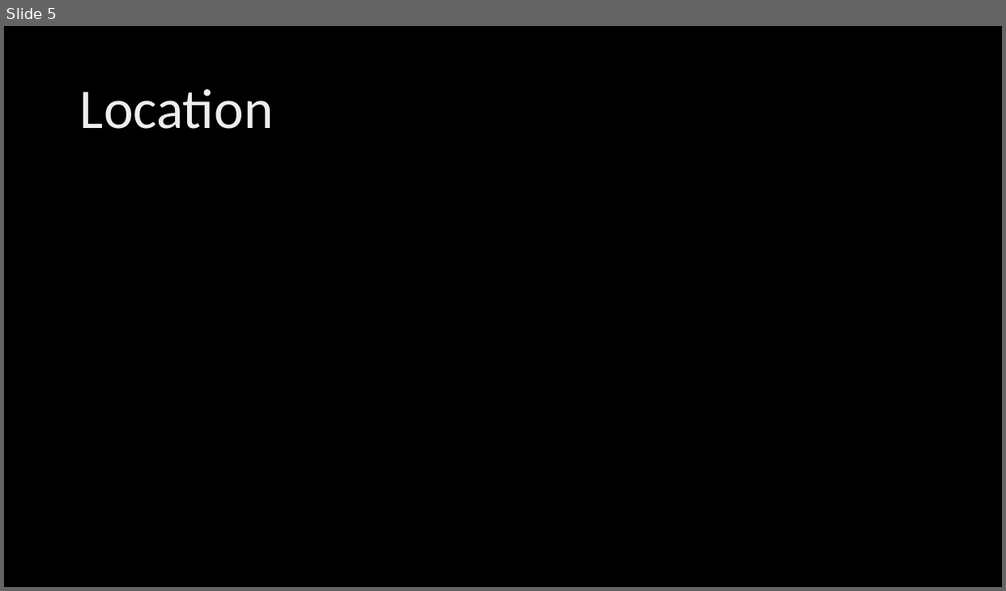
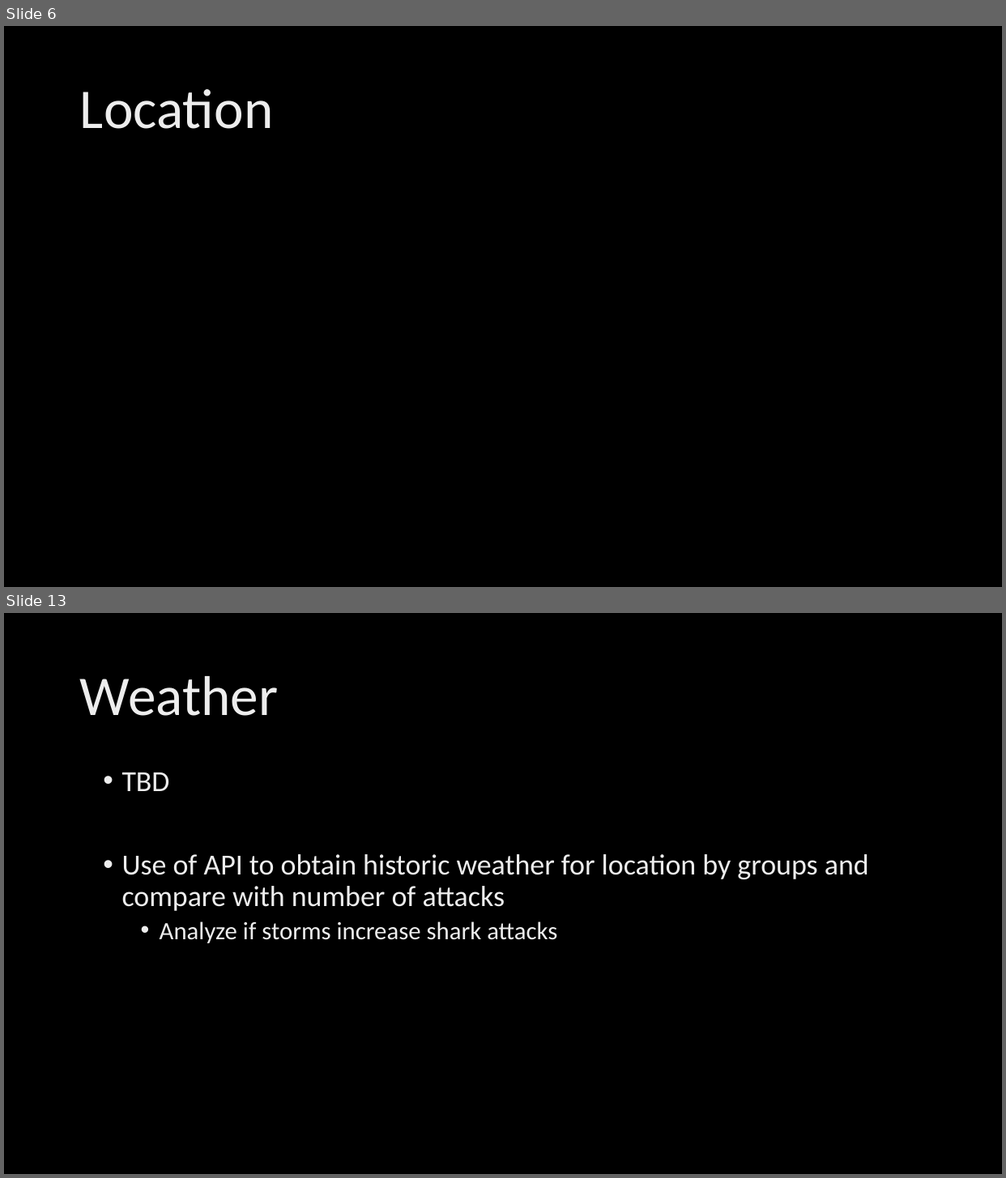
Before and after one commit to staceyj118/Shark-Attacks, a slide deck: Presentation.pptx. Shown one above the other, each under a label of ours: slide 5 before the commit, slides 6 and 13 after it; the slides between them are not shown. The pictures are 1006x591 and 1006x1178 pixels, drawn with LibreOffice and Linux fonts; fonts in the diff are those of the drawing; background and template pictures are left out. Boxes give left, top, right and bottom in pixels: in the first picture for what was removed or moved away, otherwise in the second. Text is boxed around its words. In the diff, an @@ line names an element or a change of style, - is before the commit and + after.

```diff
--- a/Presentation.pptx
+++ b/Presentation.pptx
@@ slide 13 added at <box>4,613,1002,1174</box>, background picture (left out) @@
@@ title added at <box>80,676,278,716</box>, 54 pt, text gradient #BFBFBF to #EDEDED to #FFFFFF @@
+Weather
@@ text added at <box>122,773,869,943</box>, 28 pt, text gradient #BFBFBF to #EDEDED to #FFFFFF @@
+• TBD
+• Use of API to obtain historic weather for location by groups and compare with number of attacks
+  • Analyze if storms increase shark attacks
@@ what was slide 5 is now slide 6 @@
```
Also in this commit, not shown: 1 slide changed, 6 other slides added, 5 slides removed, 3 other files.
